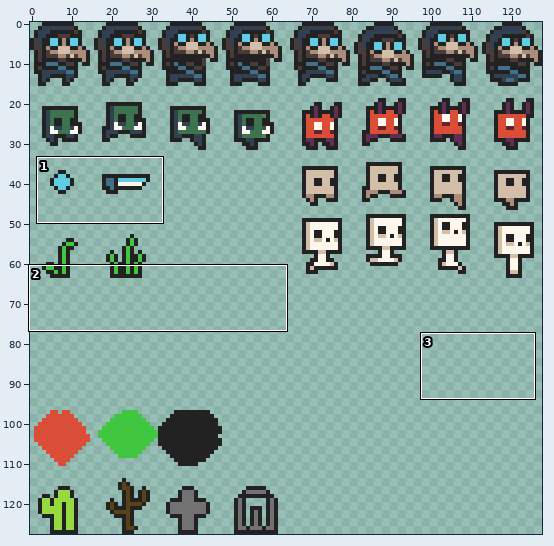
Two versions of one sprite sheet, assets/assets.png. The picture above shows the old version from afar; the outline marks the close-up.
Close-up. Earlier state:
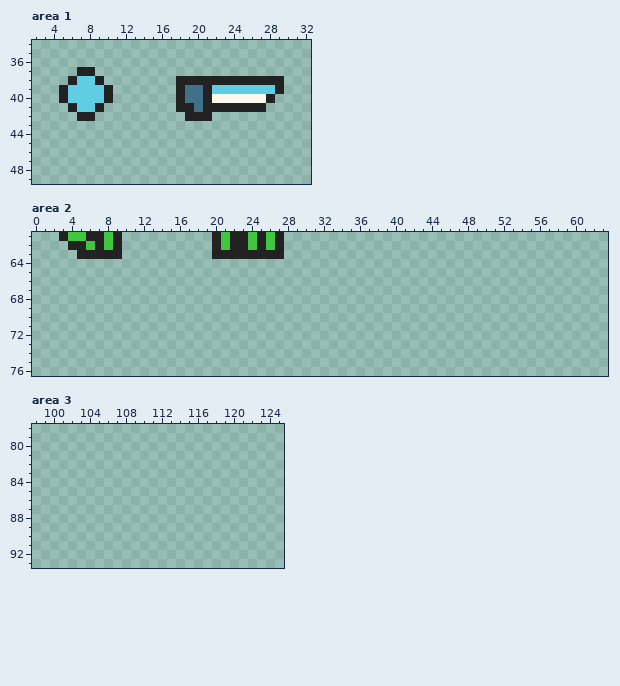
The file is 128x128 pixels. Shown: area 1: x 2..32, y 34..49; area 2: x 0..63, y 61..76; area 3: x 98..125, y 78..93. The commit also changed other parts of the picture, which this record leaves out.
And afterwards:
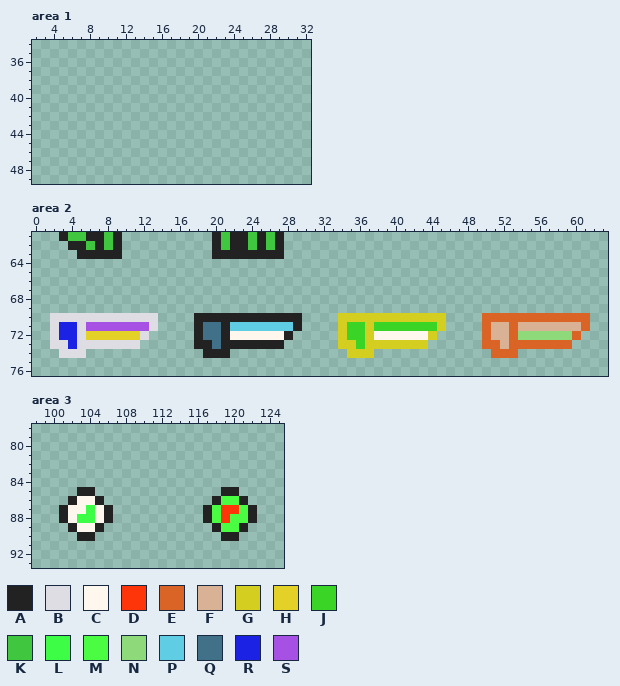
Palette (. is transparent): A #222222  B #dfdde4  C #fdf7ed  D #fd3508  E #d96425  F #d9b296  G #d4ce20  H #e4d127  J #3ad426  K #41c73f  L #3dfd46  M #4bfd42  N #8ed979  P #5fcde4  Q #417089  R #1b22e4  S #a650e4
Diff:
Changed rows in their new state; - is an unchanged pixel.
Area 1:
first column x 5:
37 --..---------------------
38 -....--------............
39 ......-------............
40 ......-------...........-
41 -....--------..........--
42 --..----------...--------
Area 2:
first column x 2:
70 BBBBBBBBBBBB----AAAAAAAAAAAA----GGGGGGGGGGGG----EEEEEEEEEEEE
71 BRRBSSSSSSSB----AQQAPPPPPPPA----GJJGJJJJJJJG----EFFEFFFFFFFE
72 BRRBHHHHHHB-----AQQACCCCCCA-----GJJGCCCCCCG-----EFFENNNNNNE-
73 BBRBBBBBBB------AAQAAAAAAA------GGJGGGGGGG------EEFEEEEEEE--
74 -BBB-------------AAA-------------GGG-------------EEE--------
Area 3:
first column x 101:
85 --AA--------------AA--
86 -ACCA------------AMMA-
87 ACCLCA----------AMDDMA
88 ACLLCA----------AMDMMA
89 -ACCA------------AMMA-
90 --AA--------------AA--
